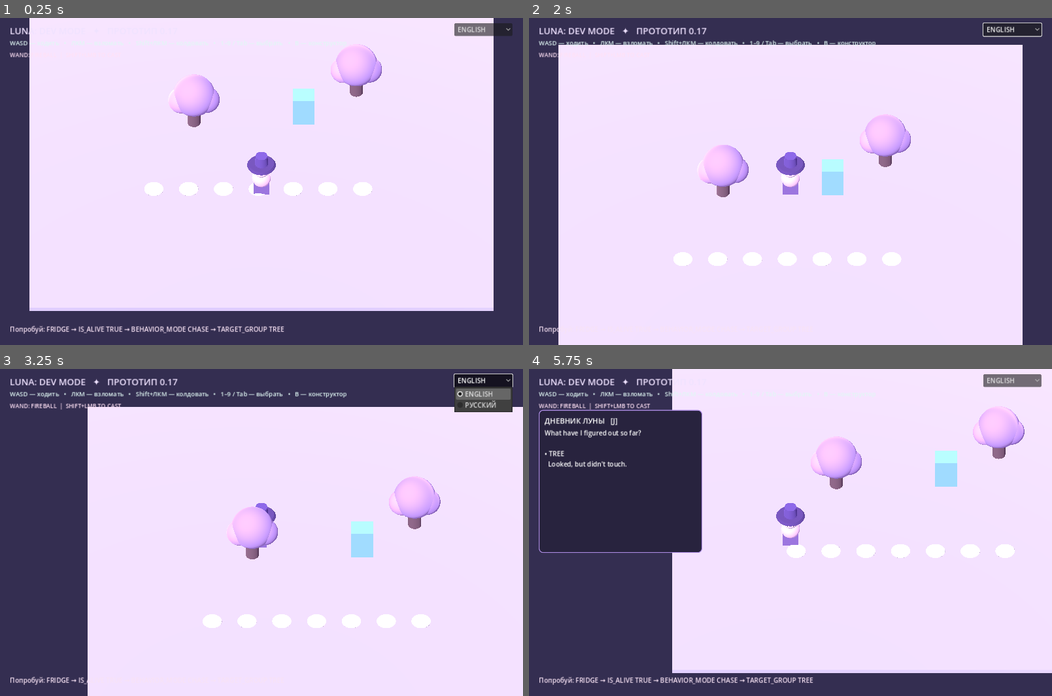
Above: before the commit, frames 1-4 (two rows, left to right).
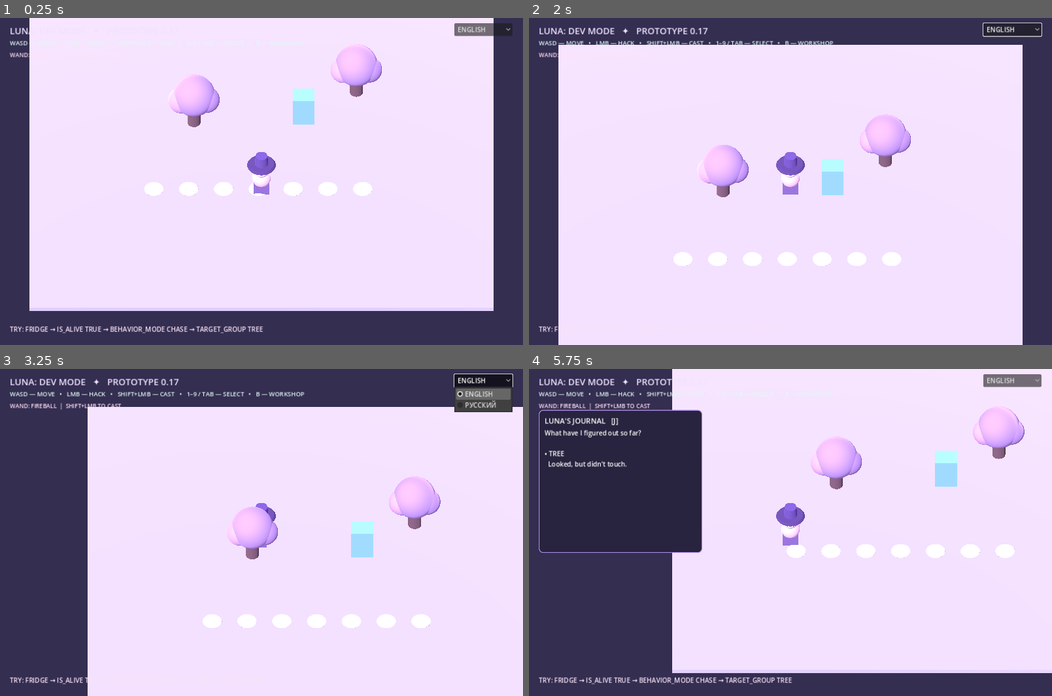
Above: after the commit, the same moments.

Repository: 0ri-space-cat/luna-dev-mode
Game: Godot game, scene res://scenes/main.tscn
Two runs of this game, one before a commit and one after it. Both use one fixed random seed, a clock stepped at 60 frames per second and the inputs below.
Inputs (mouse positions are in pixels of both pictures, inside the frame that each line leads up to):
- Up to frame 1 (0.25 s): no input
- Up to frame 2 (2 s): click "ENGLISH" at 0.5 s; tap Enter at 1.25 s; move the mouse to (764, 246) at 1.27 s; hold W (move_forward) from 1.28 s (still down); tap 1 at 1.35 s; click (764, 246) at 1.42 s
- Up to frame 3 (3.25 s): release W (move_forward) at 2 s; drag from (418, 581) to (235, 597) at 2.02 s; tap Space at 2.75 s; move the mouse to (104, 483) at 2.77 s; hold A (move_left) from 2.78 s (still down); tap Tab at 2.85 s
- Up to frame 4 (5.75 s): release A (move_left) at 3.5 s; drag from (816, 532) to (633, 483) at 3.52 s; click "✓ DONE [ESC]" at 4.25 s; tap Enter at 5 s; move the mouse to (712, 450) at 5.02 s; hold S (move_backward) from 5.03 s (still down); tap J at 5.1 s

The runs differ from the first frame. In frame 1, 0.6% of the frame differs, in the area x 1-55%, y 94-97%; in frame 2, 0.7%; in frame 3, 0.9%; in frame 4, 1.1%, in the area x 1-55%, y 3-97%.
Error before the commit: Invalid call to function 'configure' in base 'PanelContainer (spell_workshop.gd)'. Expected 2 arguments. (res://scripts/main.gd:477)

Commit message:
feat: bilingual spell workshop with English technical field names

Diff:
--- a/scripts/spell_workshop.gd
+++ b/scripts/spell_workshop.gd
@@ -6,6 +6,8 @@
 signal spell_created(spell_id: String)
 
 const ArcaneGrammar = preload("res://scripts/core/arcane_grammar.gd")
+const UiLanguage = preload("res://scripts/core/ui_language.gd")
+var ui_language = UiLanguage.new()
 
 var workshop
 var registry
@@ -39,7 +41,9 @@
 var status_label: Label
 
 
-func configure(parameter_registry, workshop_service) -> void:
+func configure(parameter_registry, workshop_service, language_service = null) -> void:
+	if language_service != null:
+		ui_language = language_service
 	registry = parameter_registry
 	workshop = workshop_service
 	specs = workshop.available_fields()
@@ -87,7 +91,8 @@
 	source_choice.item_selected.connect(_on_source_selected)
 	source_row.add_child(source_choice)
 	var new_button := Button.new()
-	new_button.text = "С НУЛЯ"
+	new_button.text = _translate("С НУЛЯ")
+	new_button.set_meta("ui_source", "С НУЛЯ")
 	new_button.pressed.connect(_on_new_recipe)
 	source_row.add_child(new_button)
 
@@ -95,8 +100,8 @@
 	layout.add_child(headline)
 	_label(headline, "NAME:", 14)
 	name_input = LineEdit.new()
-	name_input.placeholder_text = "Название заклинания"
-	name_input.text = "МОЙ ХАОС"
+	name_input.placeholder_text = _translate("Название заклинания")
+	name_input.text = _translate("МОЙ ХАОС")
 	name_input.size_flags_horizontal = Control.SIZE_EXPAND_FILL
 	headline.add_child(name_input)
 	var range_row := HBoxContainer.new()
@@ -192,7 +197,8 @@
 	hint_label.autowrap_mode = TextServer.AUTOWRAP_WORD_SMART
 	hint_label.add_theme_color_override("font_color", Color("bdb6dc"))
 	var add_button := Button.new()
-	add_button.text = "+ ДОБАВИТЬ БЛОК"
+	add_button.text = _translate("+ ДОБАВИТЬ БЛОК")
+	add_button.set_meta("ui_source", "+ ДОБАВИТЬ БЛОК")
 	add_button.pressed.connect(_on_add_block)
 	layout.add_child(add_button)
 
@@ -213,12 +219,14 @@
 	var buttons := HBoxContainer.new()
 	layout.add_child(buttons)
 	var save_button := Button.new()
-	save_button.text = "СОХРАНИТЬ ЗАКЛИНАНИЕ"
+	save_button.text = _translate("СОХРАНИТЬ ЗАКЛИНАНИЕ")
+	save_button.set_meta("ui_source", "СОХРАНИТЬ ЗАКЛИНАНИЕ")
 	save_button.size_flags_horizontal = Control.SIZE_EXPAND_FILL
 	save_button.pressed.connect(_on_save)
 	buttons.add_child(save_button)
 	var close_button := Button.new()
-	close_button.text = "ЗАКРЫТЬ [B]"
+	close_button.text = _translate("ЗАКРЫТЬ [B]")
+	close_button.set_meta("ui_source", "ЗАКРЫТЬ [B]")
 	close_button.pressed.connect(func() -> void: closed.emit())
 	buttons.add_child(close_button)
 
@@ -232,7 +240,7 @@
 	_reload_sources()
 	if not selected_spell_id.is_empty():
 		load_spell(selected_spell_id)
-	status_label.text = "Разбери заклинание. Перепиши как хочешь."
+	status_label.text = _translate("Разбери заклинание. Перепиши как хочешь.")
 	visible = true
 
 
@@ -243,7 +251,7 @@
 	if definition.is_empty():
 		return false
 	var title: String = str(definition["label"])
-	name_input.text = ("МОЙ " + title).substr(0, 40)
+	name_input.text = (ui_language.text("MY ", "МОЙ ") + _translate(title)).substr(0, 40)
 	range_input.value = float(definition["cast_range"])
 	draft.clear()
 	for action in definition["effects"]:
@@ -278,7 +286,7 @@
 	for spell_id in workshop.spells.list_spell_ids():
 		var item: Dictionary = workshop.spells.get_spell(spell_id)
 		source_ids.append(spell_id)
-		source_choice.add_item(str(item.get("label", spell_id)))
+		source_choice.add_item(_translate(str(item.get("label", spell_id))))
 
 
 func _on_source_selected(index: int) -> void:
@@ -288,7 +296,7 @@
 
 func _on_new_recipe() -> void:
 	draft.clear()
-	name_input.text = "МОЁ ЗАКЛИНАНИЕ"
+	name_input.text = _translate("МОЁ ЗАКЛИНАНИЕ")
 	range_input.value = 11.0
 	_select_choice(create_choice, "ENERGY")
 	_on_create_changed(create_choice.selected)
@@ -347,7 +355,7 @@
 	var options := OptionButton.new()
 	options.custom_minimum_size.x = 145
 	for item in choices:
-		options.add_item(str(item["name"]))
+		options.add_item(_translate(str(item["name"])))
 		options.set_item_metadata(options.item_count - 1, item["id"])
 	row.add_child(options)
 	return options
@@ -371,7 +379,7 @@
 func _rebuild_fields() -> void:
 	field_choice.clear()
 	for spec in specs:
-		field_choice.add_item(str(spec.get("display_name", spec["label"])))
+		field_choice.add_item(str(spec["label"]))
 	if not specs.is_empty():
 		field_choice.select(0)
 		_on_field_changed(0)
@@ -393,12 +401,12 @@
 		_:
 			_add_operation("Задать", "SET")
 	operation_choice.select(0)
-	hint_label.text = str(spec["hint"])
+	hint_label.text = ui_language.hint(spec)
 	_refresh_value_input()
 
 
 func _add_operation(label: String, operation_id: String) -> void:
-	operation_choice.add_item(label)
+	operation_choice.add_item(_translate(label))
 	operation_choice.set_item_metadata(operation_choice.item_count - 1, operation_id)
 
 
@@ -468,7 +476,7 @@
 
 func _on_add_block() -> void:
 	if draft.size() >= 12:
-		status_label.text = "Двенадцать блоков. Дальше уже издевательство."
+		status_label.text = _translate("Двенадцать блоков. Дальше уже издевательство.")
 		return
 	var spec := _current_spec()
 	if spec.is_empty():
@@ -511,9 +519,9 @@
 		var spec_name := str(block["parameter_id"]).to_upper()
 		for spec in specs:
 			if spec["id"] == block["parameter_id"]:
-				spec_name = str(spec.get("display_name", spec["label"]))
+				spec_name = str(spec["label"])
 				break
-		var readable_op := {"SET": "ЗАДАТЬ", "ADD": "ИЗМЕНИТЬ НА", "MULTIPLY": "УМНОЖИТЬ", "TOGGLE": "ПЕРЕКЛЮЧИТЬ"}
+		var readable_op := {"SET": _translate("ЗАДАТЬ"), "ADD": _translate("ИЗМЕНИТЬ НА"), "MULTIPLY": _translate("УМНОЖИТЬ"), "TOGGLE": _translate("ПЕРЕКЛЮЧИТЬ")}
 		var description := "%02d  %s  ·  %s" % [i + 1, spec_name, str(readable_op.get(block["operation"], block["operation"]))]
 		if block.has("value"):
 			description += "  %s" % _format_value(block["value"])
@@ -561,7 +569,7 @@
 		return
 	draft.clear()
 	_refresh_blocks()
-	status_label.text = "Готово: %s. Теперь попробуй на холодильнике." % spell_id
+	status_label.text = ui_language.text("Ready: %s. Try it on a fridge.", "Готово: %s. Теперь попробуй на холодильнике.") % spell_id
 	spell_created.emit(spell_id)
 
 
@@ -575,8 +583,41 @@
 
 func _label(parent: Node, text: String, size: int) -> Label:
 	var label := Label.new()
-	label.text = text
+	label.text = _translate(text)
+	label.set_meta("ui_source", text)
 	label.add_theme_font_size_override("font_size", size)
 	label.add_theme_color_override("font_color", Color("ece5f9"))
 	parent.add_child(label)
 	return label
+
+
+func _translate(source: String) -> String:
+	return ui_language.translated(source)
+
+
+func refresh_language() -> void:
+	if not is_node_ready():
+		return
+	_localize_descendants(self)
+	if is_instance_valid(name_input):
+		name_input.placeholder_text = _translate("Название заклинания")
+	if is_instance_valid(hint_label):
+		var spec := _current_spec()
+		if not spec.is_empty():
+			hint_label.text = ui_language.hint(spec)
+	if is_instance_valid(block_list):
+		_refresh_blocks()
+
+
+func _localize_descendants(node: Node) -> void:
+	if node.has_meta("ui_source"):
+		if node is Label:
+			(node as Label).text = _translate(str(node.get_meta("ui_source")))
+		elif node is Button:
+			(node as Button).text = _translate(str(node.get_meta("ui_source")))
+	if node is OptionButton and node != field_choice:
+		var option: OptionButton = node as OptionButton
+		for index in range(option.item_count):
+			option.set_item_text(index, _translate(option.get_item_text(index)))
+	for child in node.get_children():
+		_localize_descendants(child)
